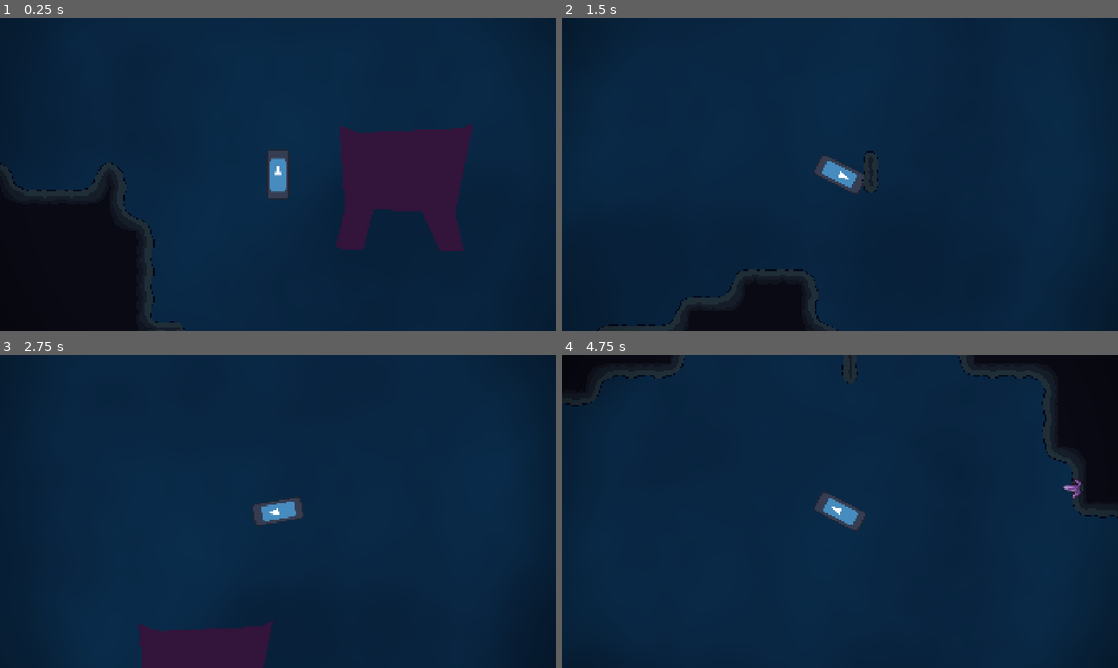
Above: before the commit, frames 1-4 (two rows, left to right).
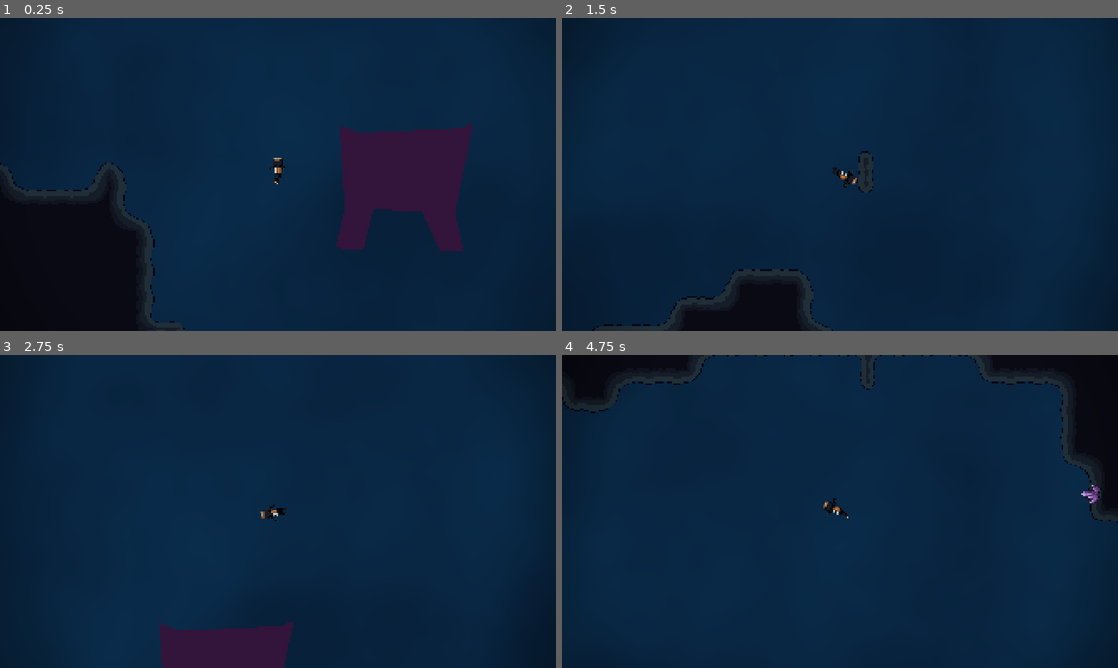
Above: after the commit, the same moments.

Repository: VoidCast00/GameJam_2026
Game: Godot game, scene res://scenes/caveEnviroment/cave_enviroment.tscn
Two runs of this game, one before a commit and one after it. Both use one fixed random seed, a clock stepped at 60 frames per second and the inputs below. This scene is started directly instead of the project's main scene. The engine's default icon, where the game draws it, is replaced by a stand-in: a white triangle on a blue panel in a dark square.
Inputs (mouse positions are in pixels of both pictures, inside the frame that each line leads up to):
- Up to frame 1 (0.25 s): no input
- Up to frame 2 (1.5 s): tap Enter at 0.5 s; move the mouse to (962, 158) at 0.52 s; hold D (right) from 0.53 s (still down); tap E (action) at 0.6 s; tap W (jump) at 0.77 s; move the mouse to (728, 190) at 1.27 s; click (728, 190) at 1.35 s
- Up to frame 3 (2.75 s): tap W (jump) at 1.52 s; move the mouse to (333, 442) at 2.02 s; release D (right) at 2.03 s; hold A (left) from 2.03 s (still down); tap E (action) at 2.1 s
- Up to frame 4 (4.75 s): move the mouse to (812, 574) at 2.77 s; release A (left) at 2.78 s; hold D (right) 2.78-4.28 s; click (812, 574) at 2.85 s; tap W (jump) at 3.02, 3.77, 4.52 s; move the mouse to (1006, 558) at 3.52 s; tap E (action) at 3.6 s; move the mouse to (673, 464) at 4.27 s; hold A (left) from 4.28 s (still down); click (673, 464) at 4.35 s

The runs differ from the first frame. In frame 1, 0.5% of the frame differs, in the area x 48-52%, y 42-58%; in frame 2, 0.9%; in frame 3, 1.6%; in frame 4, 2.9%, in the area x 0-100%, y 0-57%.

Commit message:
added animation and some sounds

Diff:
--- a/project.godot
+++ b/project.godot
@@ -96,6 +96,7 @@
 
 [rendering]
 
+textures/canvas_textures/default_texture_filter=0
 rendering_device/driver.windows="d3d12"
 renderer/rendering_method="gl_compatibility"
 renderer/rendering_method.mobile="gl_compatibility"
--- a/scenes/main/game.tscn
+++ b/scenes/main/game.tscn
@@ -4,7 +4,6 @@
 [ext_resource type="Script" uid="uid://ccoeuwkyb0cbq" path="res://scenes/main/gameHandler.gd" id="2_e3dby"]
 [ext_resource type="PackedScene" uid="uid://fm42lqidpgmx" path="res://scenes/ui/mainMenu/mainMenu.tscn" id="4_gf1f2"]
 [ext_resource type="PackedScene" uid="uid://bp55nk6o06xuj" path="res://scenes/shopEnviroment/shop.tscn" id="4_gsayk"]
-[ext_resource type="AudioStream" path="res://assets/audio/music/waterminersoundtrack.mp3" id="5_gf1f2"]
 
 [node name="Game" type="Node2D" unique_id=1476364967]
 
@@ -23,5 +22,4 @@
 menu = NodePath("../UI/CanvasLayer")
 
 [node name="waterSoundtrack" type="AudioStreamPlayer2D" parent="." unique_id=1821612887]
-stream = ExtResource("5_gf1f2")
 bus = &"Music"
--- a/scenes/player/player.gd
+++ b/scenes/player/player.gd
@@ -23,8 +23,11 @@
 @export var world_generator: Node
 @onready var LaserSound: AudioStreamPlayer = $LaserSound
 @onready var breaking_block_sound: AudioStreamPlayer = $BreakingBlockSound
+@onready var breathing: AudioStreamPlayer = $Breathing
 
 
+func _ready() -> void:
+	breathing.play()
 
 func _physics_process(delta: float) -> void:
 	move(delta)
--- a/scenes/player/player.tscn
+++ b/scenes/player/player.tscn
@@ -1,12 +1,344 @@
 [gd_scene format=3 uid="uid://dcbh3t1vcddv8"]
 
 [ext_resource type="Script" uid="uid://bgrn0bl0mxpub" path="res://scenes/player/player.gd" id="1_8afob"]
-[ext_resource type="Texture2D" uid="uid://djtja7xynnqrg" path="res://assets/icon.svg" id="2_dovo2"]
+[ext_resource type="Texture2D" uid="uid://of43x4akss18" path="res://assets/player/animations/Scuba_Diver_Torso.png" id="2_gmlin"]
 [ext_resource type="AudioStream" uid="uid://brhghwo45pwr7" path="res://assets/audio/sfx/player/tazenie.mp3" id="3_gmlin"]
+[ext_resource type="Texture2D" uid="uid://bds22acncap3y" path="res://assets/player/animations/Scuba_Diver_LegsSprite.png" id="3_lvxji"]
+[ext_resource type="AudioStream" uid="uid://0sye1sxv3rja" path="res://assets/audio/sfx/player/breathing.mp3" id="5_p47bc"]
 
 [sub_resource type="CapsuleShape2D" id="CapsuleShape2D_dovo2"]
-radius = 11.0
-height = 58.0
+height = 42.0
+
+[sub_resource type="AtlasTexture" id="AtlasTexture_lvxji"]
+atlas = ExtResource("2_gmlin")
+region = Rect2(0, 0, 32, 32)
+
+[sub_resource type="AtlasTexture" id="AtlasTexture_p47bc"]
+atlas = ExtResource("2_gmlin")
+region = Rect2(32, 0, 32, 32)
+
+[sub_resource type="AtlasTexture" id="AtlasTexture_75vfm"]
+atlas = ExtResource("2_gmlin")
+region = Rect2(64, 0, 32, 32)
+
+[sub_resource type="AtlasTexture" id="AtlasTexture_0owmy"]
+atlas = ExtResource("2_gmlin")
+region = Rect2(96, 0, 32, 32)
+
+[sub_resource type="AtlasTexture" id="AtlasTexture_qek5x"]
+atlas = ExtResource("2_gmlin")
+region = Rect2(128, 0, 32, 32)
+
+[sub_resource type="AtlasTexture" id="AtlasTexture_5gtgg"]
+atlas = ExtResource("2_gmlin")
+region = Rect2(160, 0, 32, 32)
+
+[sub_resource type="AtlasTexture" id="AtlasTexture_h17s1"]
+atlas = ExtResource("2_gmlin")
+region = Rect2(192, 0, 32, 32)
+
+[sub_resource type="AtlasTexture" id="AtlasTexture_je7p5"]
+atlas = ExtResource("2_gmlin")
+region = Rect2(224, 0, 32, 32)
+
+[sub_resource type="AtlasTexture" id="AtlasTexture_fm80t"]
+atlas = ExtResource("2_gmlin")
+region = Rect2(256, 0, 32, 32)
+
+[sub_resource type="AtlasTexture" id="AtlasTexture_gx1jg"]
+atlas = ExtResource("2_gmlin")
+region = Rect2(288, 0, 32, 32)
+
+[sub_resource type="AtlasTexture" id="AtlasTexture_ugbui"]
+atlas = ExtResource("2_gmlin")
+region = Rect2(320, 0, 32, 32)
+
+[sub_resource type="AtlasTexture" id="AtlasTexture_fcs02"]
+atlas = ExtResource("2_gmlin")
+region = Rect2(352, 0, 32, 32)
+
+[sub_resource type="AtlasTexture" id="AtlasTexture_myrg7"]
+atlas = ExtResource("2_gmlin")
+region = Rect2(384, 0, 32, 32)
+
+[sub_resource type="AtlasTexture" id="AtlasTexture_kvlxm"]
+atlas = ExtResource("2_gmlin")
+region = Rect2(416, 0, 32, 32)
+
+[sub_resource type="AtlasTexture" id="AtlasTexture_uf5tr"]
+atlas = ExtResource("2_gmlin")
+region = Rect2(448, 0, 32, 32)
+
+[sub_resource type="AtlasTexture" id="AtlasTexture_lgqa7"]
+atlas = ExtResource("2_gmlin")
+region = Rect2(480, 0, 32, 32)
+
+[sub_resource type="SpriteFrames" id="SpriteFrames_8iceo"]
+animations = [{
+"frames": [{
+"duration": 1.0,
+"texture": SubResource("AtlasTexture_lvxji")
+}, {
+"duration": 1.0,
+"texture": SubResource("AtlasTexture_p47bc")
+}, {
+"duration": 1.0,
+"texture": SubResource("AtlasTexture_75vfm")
+}, {
+"duration": 1.0,
+"texture": SubResource("AtlasTexture_0owmy")
+}, {
+"duration": 1.0,
+"texture": SubResource("AtlasTexture_qek5x")
+}, {
+"duration": 1.0,
+"texture": SubResource("AtlasTexture_5gtgg")
+}, {
+"duration": 1.0,
+"texture": SubResource("AtlasTexture_h17s1")
+}, {
+"duration": 1.0,
+"texture": SubResource("AtlasTexture_je7p5")
+}, {
+"duration": 1.0,
+"texture": SubResource("AtlasTexture_fm80t")
+}, {
+"duration": 1.0,
+"texture": SubResource("AtlasTexture_gx1jg")
+}, {
+"duration": 1.0,
+"texture": SubResource("AtlasTexture_ugbui")
+}, {
+"duration": 1.0,
+"texture": SubResource("AtlasTexture_fcs02")
+}, {
+"duration": 1.0,
+"texture": SubResource("AtlasTexture_myrg7")
+}, {
+"duration": 1.0,
+"texture": SubResource("AtlasTexture_kvlxm")
+}, {
+"duration": 1.0,
+"texture": SubResource("AtlasTexture_uf5tr")
+}, {
+"duration": 1.0,
+"texture": SubResource("AtlasTexture_lgqa7")
+}],
+"loop": 1,
+"name": &"swiming",
+"speed": 5.0
+}]
+
+[sub_resource type="AtlasTexture" id="AtlasTexture_8ydkj"]
+atlas = ExtResource("3_lvxji")
+region = Rect2(0, 0, 32, 32)
+
+[sub_resource type="AtlasTexture" id="AtlasTexture_3j4b4"]
+atlas = ExtResource("3_lvxji")
+region = Rect2(32, 0, 32, 32)
+
+[sub_resource type="AtlasTexture" id="AtlasTexture_yj68g"]
+atlas = ExtResource("3_lvxji")
+region = Rect2(64, 0, 32, 32)
+
+[sub_resource type="AtlasTexture" id="AtlasTexture_ioxgp"]
+atlas = ExtResource("3_lvxji")
+region = Rect2(96, 0, 32, 32)
+
+[sub_resource type="AtlasTexture" id="AtlasTexture_cnsyf"]
+atlas = ExtResource("3_lvxji")
+region = Rect2(128, 0, 32, 32)
+
+[sub_resource type="AtlasTexture" id="AtlasTexture_007i1"]
+atlas = ExtResource("3_lvxji")
+region = Rect2(160, 0, 32, 32)
+
+[sub_resource type="AtlasTexture" id="AtlasTexture_6cv16"]
+atlas = ExtResource("3_lvxji")
+region = Rect2(192, 0, 32, 32)
+
+[sub_resource type="AtlasTexture" id="AtlasTexture_j4nxn"]
+atlas = ExtResource("3_lvxji")
+region = Rect2(224, 0, 32, 32)
+
+[sub_resource type="AtlasTexture" id="AtlasTexture_28m0y"]
+atlas = ExtResource("3_lvxji")
+region = Rect2(256, 0, 32, 32)
+
+[sub_resource type="AtlasTexture" id="AtlasTexture_uniwh"]
+atlas = ExtResource("3_lvxji")
+region = Rect2(288, 0, 32, 32)
+
+[sub_resource type="AtlasTexture" id="AtlasTexture_iqsei"]
+atlas = ExtResource("3_lvxji")
+region = Rect2(320, 0, 32, 32)
+
+[sub_resource type="AtlasTexture" id="AtlasTexture_tffgl"]
+atlas = ExtResource("3_lvxji")
+region = Rect2(352, 0, 32, 32)
+
+[sub_resource type="AtlasTexture" id="AtlasTexture_pk8ii"]
+atlas = ExtResource("3_lvxji")
+region = Rect2(384, 0, 32, 32)
+
+[sub_resource type="AtlasTexture" id="AtlasTexture_5mf0n"]
+atlas = ExtResource("3_lvxji")
+region = Rect2(416, 0, 32, 32)
+
+[sub_resource type="AtlasTexture" id="AtlasTexture_4hvnv"]
+atlas = ExtResource("3_lvxji")
+region = Rect2(448, 0, 32, 32)
+
+[sub_resource type="AtlasTexture" id="AtlasTexture_bbmj2"]
+atlas = ExtResource("3_lvxji")
+region = Rect2(480, 0, 32, 32)
+
+[sub_resource type="AtlasTexture" id="AtlasTexture_kxw46"]
+atlas = ExtResource("3_lvxji")
+region = Rect2(512, 0, 32, 32)
+
+[sub_resource type="AtlasTexture" id="AtlasTexture_8qxvo"]
+atlas = ExtResource("3_lvxji")
+region = Rect2(544, 0, 32, 32)
+
+[sub_resource type="AtlasTexture" id="AtlasTexture_5q8fn"]
+atlas = ExtResource("3_lvxji")
+region = Rect2(576, 0, 32, 32)
+
+[sub_resource type="AtlasTexture" id="AtlasTexture_wva7c"]
+atlas = ExtResource("3_lvxji")
+region = Rect2(608, 0, 32, 32)
+
+[sub_resource type="AtlasTexture" id="AtlasTexture_7obkq"]
+atlas = ExtResource("3_lvxji")
+region = Rect2(640, 0, 32, 32)
+
+[sub_resource type="AtlasTexture" id="AtlasTexture_vo27k"]
+atlas = ExtResource("3_lvxji")
+region = Rect2(672, 0, 32, 32)
+
+[sub_resource type="AtlasTexture" id="AtlasTexture_genst"]
+atlas = ExtResource("3_lvxji")
+region = Rect2(704, 0, 32, 32)
+
+[sub_resource type="AtlasTexture" id="AtlasTexture_niom3"]
+atlas = ExtResource("3_lvxji")
+region = Rect2(736, 0, 32, 32)
+
+[sub_resource type="AtlasTexture" id="AtlasTexture_ttakn"]
+atlas = ExtResource("3_lvxji")
+region = Rect2(768, 0, 32, 32)
+
+[sub_resource type="AtlasTexture" id="AtlasTexture_rw8a5"]
+atlas = ExtResource("3_lvxji")
+region = Rect2(800, 0, 32, 32)
+
+[sub_resource type="AtlasTexture" id="AtlasTexture_iwuka"]
+atlas = ExtResource("3_lvxji")
+region = Rect2(832, 0, 32, 32)
+
+[sub_resource type="AtlasTexture" id="AtlasTexture_hyqqp"]
+atlas = ExtResource("3_lvxji")
+region = Rect2(864, 0, 32, 32)
+
+[sub_resource type="AtlasTexture" id="AtlasTexture_ds1xl"]
+atlas = ExtResource("3_lvxji")
+region = Rect2(896, 0, 32, 32)
+
+[sub_resource type="SpriteFrames" id="SpriteFrames_0y4ya"]
+animations = [{
+"frames": [{
+"duration": 1.0,
+"texture": SubResource("AtlasTexture_8ydkj")
+}, {
+"duration": 1.0,
+"texture": SubResource("AtlasTexture_3j4b4")
+}, {
+"duration": 1.0,
+"texture": SubResource("AtlasTexture_yj68g")
+}, {
+"duration": 1.0,
+"texture": SubResource("AtlasTexture_ioxgp")
+}, {
+"duration": 1.0,
+"texture": SubResource("AtlasTexture_cnsyf")
+}, {
+"duration": 1.0,
+"texture": SubResource("AtlasTexture_007i1")
+}, {
+"duration": 1.0,
+"texture": SubResource("AtlasTexture_6cv16")
+}, {
+"duration": 1.0,
+"texture": SubResource("AtlasTexture_j4nxn")
+}, {
+"duration": 1.0,
+"texture": SubResource("AtlasTexture_28m0y")
+}, {
+"duration": 1.0,
+"texture": SubResource("AtlasTexture_uniwh")
+}, {
+"duration": 1.0,
+"texture": SubResource("AtlasTexture_iqsei")
+}, {
+"duration": 1.0,
+"texture": SubResource("AtlasTexture_tffgl")
+}, {
+"duration": 1.0,
+"texture": SubResource("AtlasTexture_pk8ii")
+}, {
+"duration": 1.0,
+"texture": SubResource("AtlasTexture_5mf0n")
+}, {
+"duration": 1.0,
+"texture": SubResource("AtlasTexture_4hvnv")
+}, {
+"duration": 1.0,
+"texture": SubResource("AtlasTexture_bbmj2")
+}, {
+"duration": 1.0,
+"texture": SubResource("AtlasTexture_kxw46")
+}, {
+"duration": 1.0,
+"texture": SubResource("AtlasTexture_8qxvo")
+}, {
+"duration": 1.0,
+"texture": SubResource("AtlasTexture_5q8fn")
+}, {
+"duration": 1.0,
+"texture": SubResource("AtlasTexture_wva7c")
+}, {
+"duration": 1.0,
+"texture": SubResource("AtlasTexture_7obkq")
+}, {
+"duration": 1.0,
+"texture": SubResource("AtlasTexture_vo27k")
+}, {
+"duration": 1.0,
+"texture": SubResource("AtlasTexture_genst")
+}, {
+"duration": 1.0,
+"texture": SubResource("AtlasTexture_niom3")
+}, {
+"duration": 1.0,
+"texture": SubResource("AtlasTexture_ttakn")
+}, {
+"duration": 1.0,
+"texture": SubResource("AtlasTexture_rw8a5")
+}, {
+"duration": 1.0,
+"texture": SubResource("AtlasTexture_iwuka")
+}, {
+"duration": 1.0,
+"texture": SubResource("AtlasTexture_hyqqp")
+}, {
+"duration": 1.0,
+"texture": SubResource("AtlasTexture_ds1xl")
+}],
+"loop": 1,
+"name": &"default",
+"speed": 10.0
+}]
 
 [sub_resource type="Curve" id="Curve_gmlin"]
 _data = [Vector2(0, 0.32584274), 0.0, 0.0, 0, 0, Vector2(1, 0.5842697), 0.0, 0.0, 0, 0]
@@ -31,11 +363,23 @@
 
 [node name="HitBox" type="CollisionShape2D" parent="." unique_id=1134588989]
 z_index = 1
+position = Vector2(0, -0.76934814)
 shape = SubResource("CapsuleShape2D_dovo2")
 
-[node name="PlayerAsset" type="Sprite2D" parent="." unique_id=1751219166]
-scale = Vector2(0.19837275, 0.45419815)
-texture = ExtResource("2_dovo2")
+[node name="body" type="AnimatedSprite2D" parent="." unique_id=2046990773]
+position = Vector2(0, -16)
+rotation = -1.5707964
+sprite_frames = SubResource("SpriteFrames_8iceo")
+animation = &"swiming"
+autoplay = "swiming"
+frame_progress = 0.6427066
+
+[node name="legs" type="AnimatedSprite2D" parent="." unique_id=1713375121]
+position = Vector2(0, 16)
+rotation = -1.5707964
+sprite_frames = SubResource("SpriteFrames_0y4ya")
+autoplay = "default"
+frame_progress = 0.9493962
 
 [node name="Laser" type="Line2D" parent="." unique_id=2127118092]
 z_index = -1
@@ -52,6 +396,7 @@
 [node name="Inventory" type="Node" parent="." unique_id=1056460378]
 
 [node name="PointLight2D" type="PointLight2D" parent="." unique_id=1046057679]
+position = Vector2(0, -0.76934826)
 scale = Vector2(16.46875, 15.350958)
 blend_mode = 2
 texture = SubResource("GradientTexture2D_3aygq")
@@ -60,3 +405,7 @@
 stream = ExtResource("3_gmlin")
 max_polyphony = 5
 bus = &"SFX"
+
+[node name="Breathing" type="AudioStreamPlayer" parent="." unique_id=316902766]
+stream = ExtResource("5_p47bc")
+volume_db = -5.0
Not shown, changed: assets/audio/sfx/player/breathing.mp3.import
Binary file added: assets/player/animations/Scuba_Diver_LegsSprite.png
Not shown, added: assets/player/animations/Scuba_Diver_LegsSprite.png.import
Binary file added: assets/player/animations/Scuba_Diver_Torso.png
Not shown, added: assets/player/animations/Scuba_Diver_Torso.png.import
